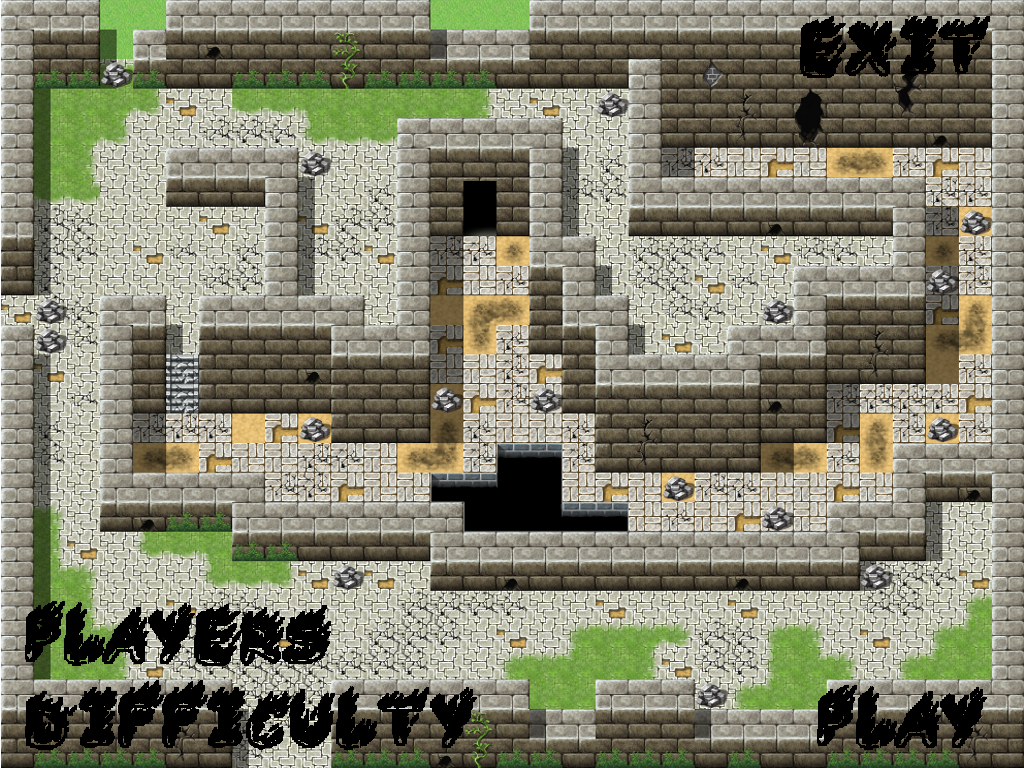
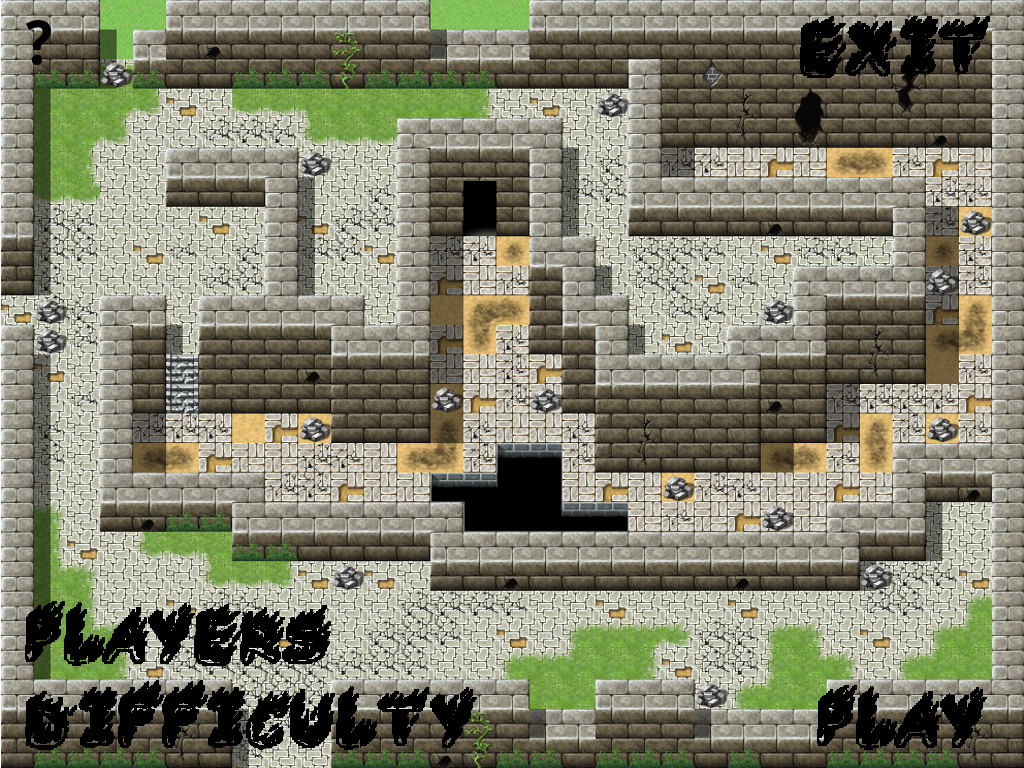
Before/after of a 1024×768 layered artwork. What changed in the layer stack:
added layer "Calque Copié #1" above "DIFFICULTY" over left=26, top=20, right=51, bottom=65
